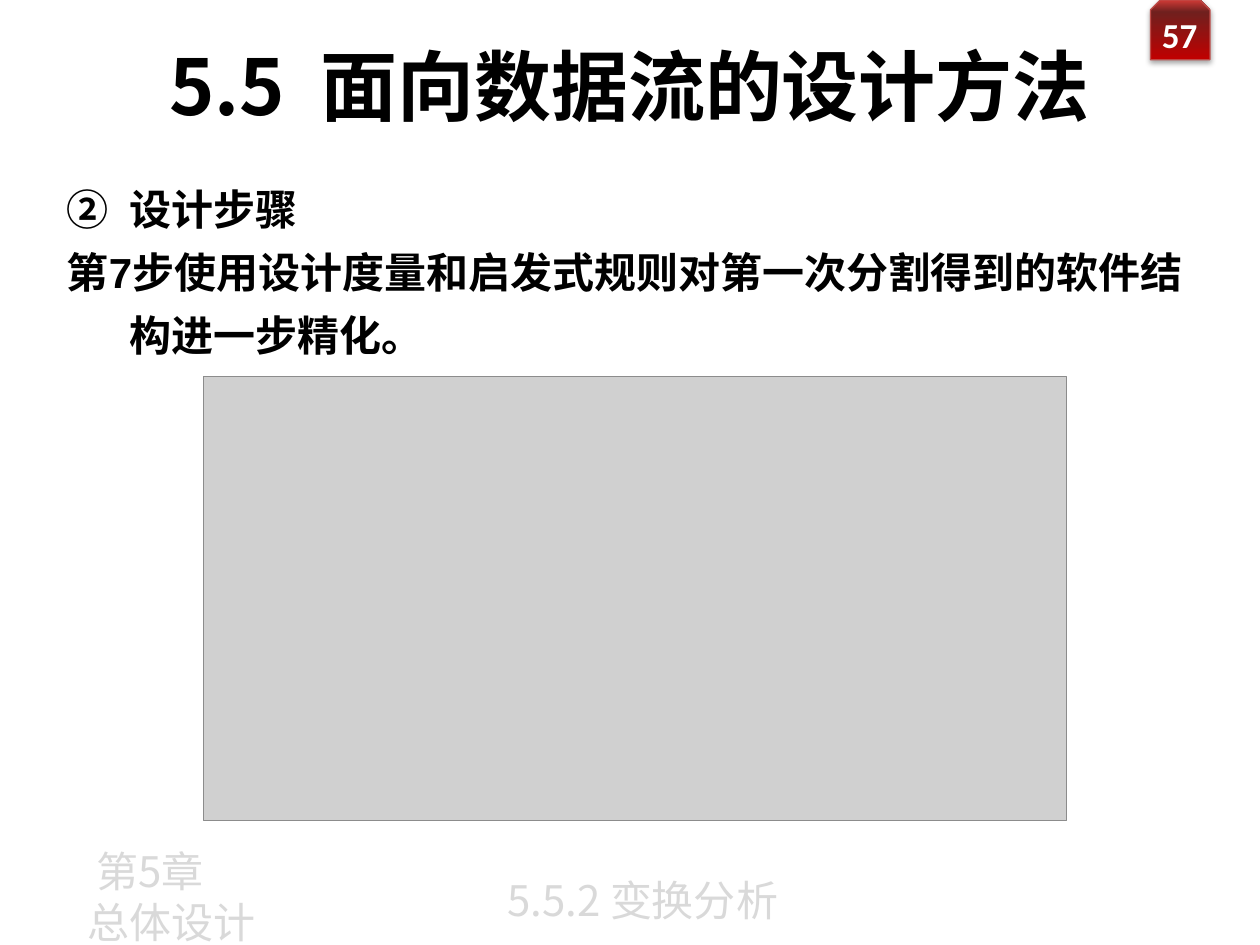
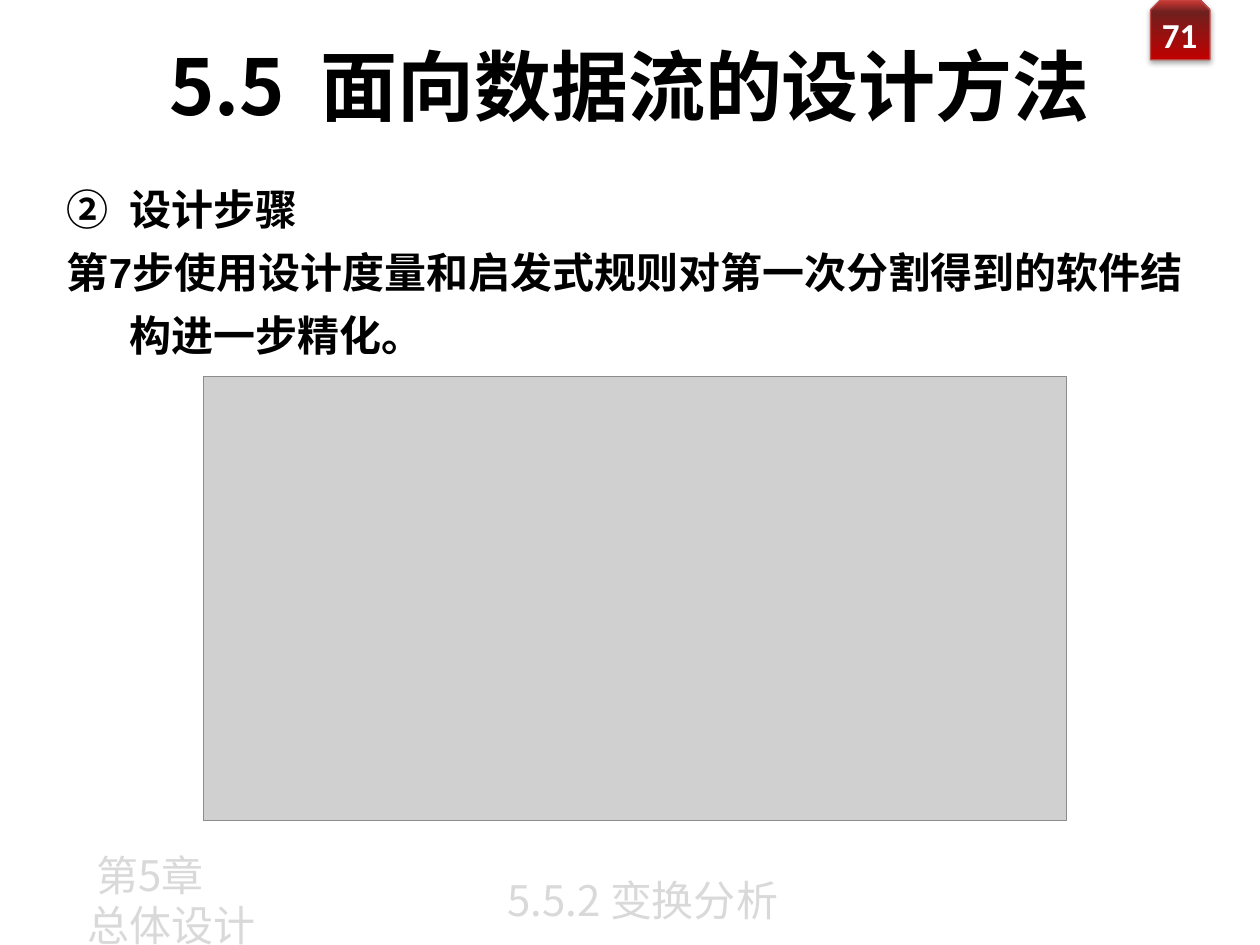
Before and after one commit to zeemeil/zeemeil.github.io, a slide deck: slide 72 of files/2025_1_SE/0320_SE_chapter5_.pptx (slide 58 before the commit). Drawn at 1260x945 pixels with LibreOffice and Linux fonts; fonts in the diff are those of the drawing; grey boxes stand for pictures; background and template pictures are left out. Boxes give left, top, right and bottom in pixels: in the first picture for what was removed or moved away, otherwise in the second. Text is boxed around its words. In the diff, an @@ line names an element or a change of style, - is before the commit and + after.

```diff
--- a/files/2025_1_SE/0320_SE_chapter5_.pptx
+++ b/files/2025_1_SE/0320_SE_chapter5_.pptx
@@ page number at [1162,19,1197,48]: text changed @@
-57
+71
@@ text "第5章" rewrapped from [87,839,255,945] to [87,843,255,945] @@
```
Also in this commit, not shown: 27 slides added, 14 other files.
